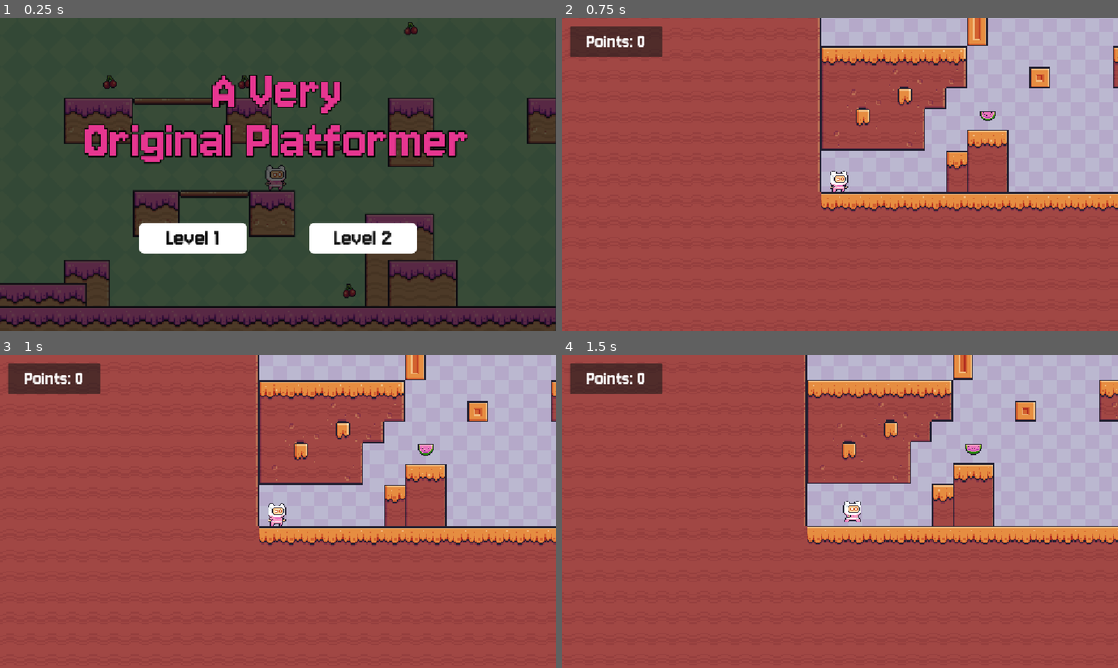
Above: before the commit, frames 1-4 (two rows, left to right).
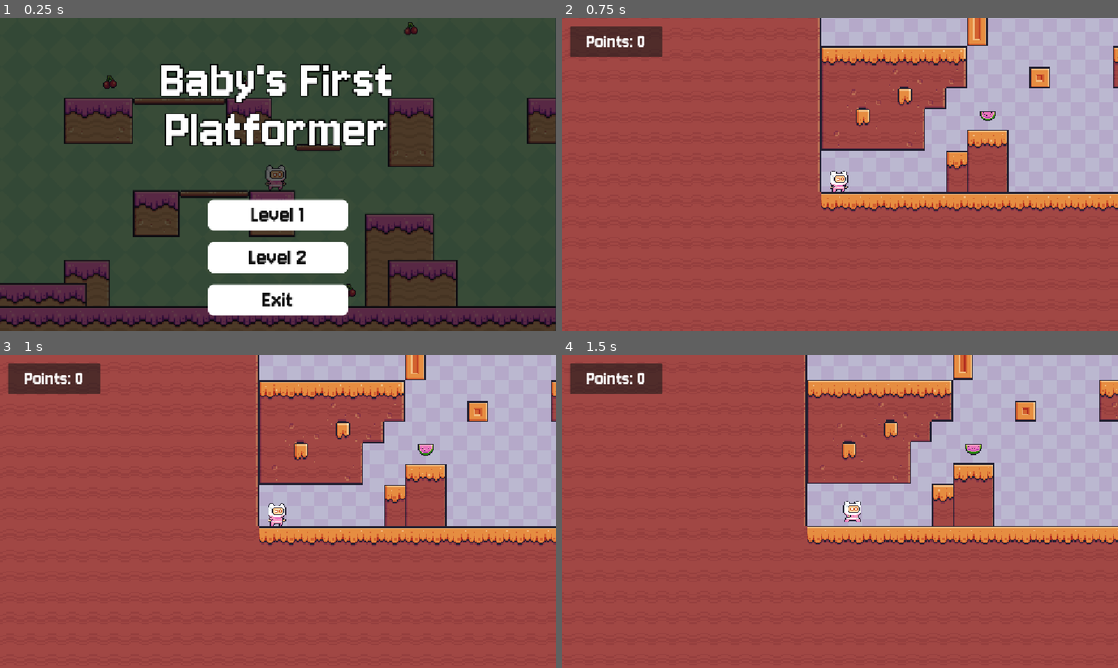
Above: after the commit, the same moments.

Repository: hanazzz/2d-platformer-game
Game: Godot game, scene res://scenes/main_menu.tscn
Two runs of this game, one before a commit and one after it. Both use one fixed random seed, a clock stepped at 60 frames per second and the inputs below.
Inputs:
- Up to frame 1 (0.25 s): no input
- Up to frame 2 (0.75 s): click "Level 2" at 0.5 s
- Up to frame 3 (1 s): no input
- Up to frame 4 (1.5 s): hold Right (right) from 1.28 s (still down)

The runs differ from the first frame. In frame 1, 20% of the frame differs, in the area x 15-85%, y 14-96%; in frame 2, nothing differs; in frame 3, nothing differs; in frame 4, nothing differs.

Commit message:
Style buttons

Diff:
--- a/scenes/main_menu.tscn
+++ b/scenes/main_menu.tscn
@@ -16,36 +16,24 @@
 corner_radius_bottom_right = 12
 corner_radius_bottom_left = 12
 
-[sub_resource type="StyleBoxFlat" id="StyleBoxFlat_jk1qb"]
-bg_color = Color(0.09620472, 0.09620475, 0.09620469, 1)
-corner_radius_top_left = 12
-corner_radius_top_right = 12
-corner_radius_bottom_right = 12
-corner_radius_bottom_left = 12
-
 [sub_resource type="StyleBoxFlat" id="StyleBoxFlat_wu84c"]
-bg_color = Color(0.2231029, 0.2231029, 0.22310278, 1)
-corner_radius_top_left = 12
-corner_radius_top_right = 12
-corner_radius_bottom_right = 12
-corner_radius_bottom_left = 12
-
-[sub_resource type="StyleBoxFlat" id="StyleBoxFlat_8ln24"]
-bg_color = Color(1, 1, 1, 1)
+bg_color = Color(0.14044744, 0.14044744, 0.14044744, 1)
 corner_radius_top_left = 12
 corner_radius_top_right = 12
 corner_radius_bottom_right = 12
 corner_radius_bottom_left = 12
 
 [sub_resource type="StyleBoxFlat" id="StyleBoxFlat_rtw2f"]
-bg_color = Color(0.09803922, 0.09803922, 0.09803922, 1)
+bg_color = Color(0.88235295, 0.88235295, 0.88235295, 0.8627451)
 corner_radius_top_left = 12
 corner_radius_top_right = 12
 corner_radius_bottom_right = 12
 corner_radius_bottom_left = 12
 
-[sub_resource type="StyleBoxFlat" id="StyleBoxFlat_oa1go"]
-bg_color = Color(0.22352941, 0.22352941, 0.22352941, 1)
+[sub_resource type="StyleBoxEmpty" id="StyleBoxEmpty_wu84c"]
+
+[sub_resource type="StyleBoxFlat" id="StyleBoxFlat_8ln24"]
+bg_color = Color(1, 1, 1, 1)
 corner_radius_top_left = 12
 corner_radius_top_right = 12
 corner_radius_bottom_right = 12
@@ -77,62 +65,82 @@
 grow_vertical = 2
 texture = ExtResource("2_bqqt6")
 
-[node name="Level1" type="Button" parent="."]
+[node name="GameTitle" type="Label" parent="."]
+texture_filter = 1
 anchors_preset = 8
 anchor_left = 0.5
 anchor_top = 0.5
 anchor_right = 0.5
 anchor_bottom = 0.5
-offset_left = -288.0
-offset_top = 100.0
-offset_right = -64.0
-offset_bottom = 164.0
+offset_left = -324.0
+offset_top = -260.0
+offset_right = 324.0
+offset_bottom = -28.0
 grow_horizontal = 2
 grow_vertical = 2
-theme_override_colors/font_color = Color(0.038397297, 0.03839711, 0.038397152, 1)
+theme_override_colors/font_color = Color(1, 1, 1, 1)
+theme_override_colors/font_outline_color = Color(0, 0, 0, 1)
+theme_override_constants/line_spacing = -28
+theme_override_constants/outline_size = 10
 theme_override_fonts/font = ExtResource("4_wu84c")
-theme_override_font_sizes/font_size = 50
-theme_override_styles/normal = SubResource("StyleBoxFlat_tbmy8")
-theme_override_styles/pressed = SubResource("StyleBoxFlat_jk1qb")
-theme_override_styles/hover = SubResource("StyleBoxFlat_wu84c")
-text = "Level 1"
+theme_override_font_sizes/font_size = 120
+text = "Baby's First
+Platformer"
+horizontal_alignment = 1
+vertical_alignment = 1
 
-[node name="Level2" type="Button" parent="."]
+[node name="VBoxContainer" type="VBoxContainer" parent="."]
 anchors_preset = 8
 anchor_left = 0.5
 anchor_top = 0.5
 anchor_right = 0.5
 anchor_bottom = 0.5
-offset_left = 64.0
-offset_top = 100.0
-offset_right = 288.0
-offset_bottom = 164.0
+offset_left = -145.0
+offset_top = 52.0
+offset_right = 145.0
+offset_bottom = 292.0
 grow_horizontal = 2
 grow_vertical = 2
-theme_override_colors/font_color = Color(0.08856013, 0.088559814, 0.08855989, 1)
+theme_override_constants/separation = 24
+
+[node name="Level1" type="Button" parent="VBoxContainer"]
+layout_mode = 2
+size_flags_vertical = 3
+theme_override_colors/font_color = Color(0.056291595, 0.056291595, 0.05629161, 1)
+theme_override_colors/font_hover_color = Color(0, 0, 0, 1)
+theme_override_fonts/font = ExtResource("4_wu84c")
+theme_override_font_sizes/font_size = 50
+theme_override_styles/normal = SubResource("StyleBoxFlat_tbmy8")
+theme_override_styles/pressed = SubResource("StyleBoxFlat_wu84c")
+theme_override_styles/hover = SubResource("StyleBoxFlat_rtw2f")
+theme_override_styles/focus = SubResource("StyleBoxEmpty_wu84c")
+text = "Level 1"
+
+[node name="Level2" type="Button" parent="VBoxContainer"]
+layout_mode = 2
+size_flags_vertical = 3
+theme_override_colors/font_color = Color(0.056291595, 0.056291595, 0.05629161, 1)
+theme_override_colors/font_hover_color = Color(0, 0, 0, 1)
 theme_override_fonts/font = ExtResource("4_wu84c")
 theme_override_font_sizes/font_size = 50
 theme_override_styles/normal = SubResource("StyleBoxFlat_8ln24")
-theme_override_styles/pressed = SubResource("StyleBoxFlat_rtw2f")
-theme_override_styles/hover = SubResource("StyleBoxFlat_oa1go")
+theme_override_styles/pressed = SubResource("StyleBoxFlat_wu84c")
+theme_override_styles/hover = SubResource("StyleBoxFlat_rtw2f")
+theme_override_styles/focus = SubResource("StyleBoxEmpty_wu84c")
 text = "Level 2"
 
-[node name="Label" type="Label" parent="."]
-texture_filter = 1
-offset_left = 160.0
-offset_top = 87.0
-offset_right = 992.0
-offset_bottom = 319.0
-theme_override_colors/font_color = Color(0.9019608, 0.21176471, 0.5647059, 1)
-theme_override_colors/font_outline_color = Color(0, 0, 0, 1)
-theme_override_constants/line_spacing = -28
-theme_override_constants/outline_size = 10
+[node name="Exit" type="Button" parent="VBoxContainer"]
+layout_mode = 2
+size_flags_vertical = 3
+theme_override_colors/font_color = Color(0.056291595, 0.056291595, 0.05629161, 1)
+theme_override_colors/font_hover_color = Color(0, 0, 0, 1)
 theme_override_fonts/font = ExtResource("4_wu84c")
-theme_override_font_sizes/font_size = 120
-text = "A Very
-Original Platformer"
-horizontal_alignment = 1
-vertical_alignment = 1
+theme_override_font_sizes/font_size = 50
+theme_override_styles/normal = SubResource("StyleBoxFlat_8ln24")
+theme_override_styles/pressed = SubResource("StyleBoxFlat_wu84c")
+theme_override_styles/hover = SubResource("StyleBoxFlat_rtw2f")
+theme_override_styles/focus = SubResource("StyleBoxEmpty_wu84c")
+text = "Exit"
 
-[connection signal="pressed" from="Level1" to="." method="_on_level_1_pressed"]
-[connection signal="pressed" from="Level2" to="." method="_on_level_2_pressed"]
+[connection signal="pressed" from="VBoxContainer/Level1" to="." method="_on_level_1_pressed"]
+[connection signal="pressed" from="VBoxContainer/Level2" to="." method="_on_level_2_pressed"]
Not shown: 1 places in scenes/main_menu.tscn that only renumber resources
